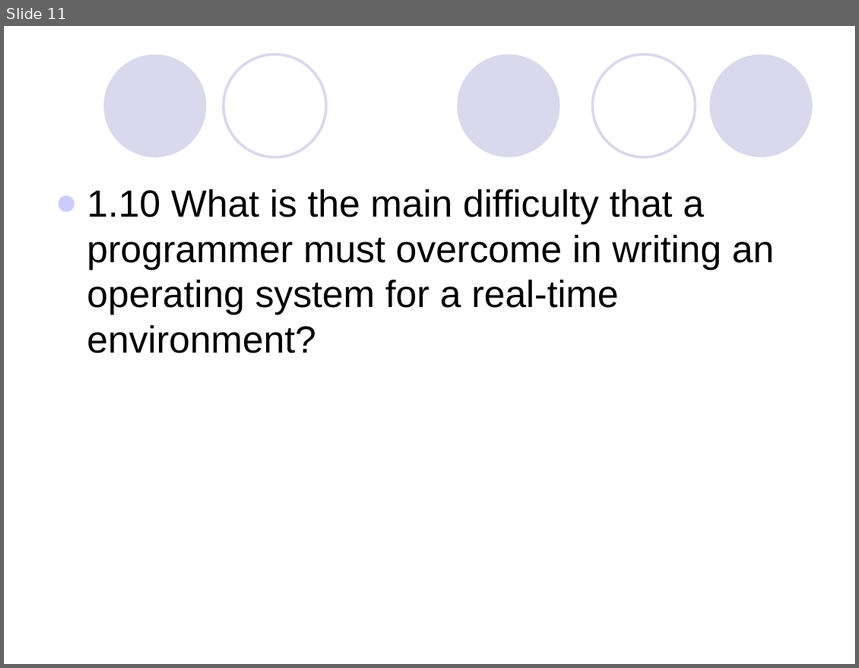
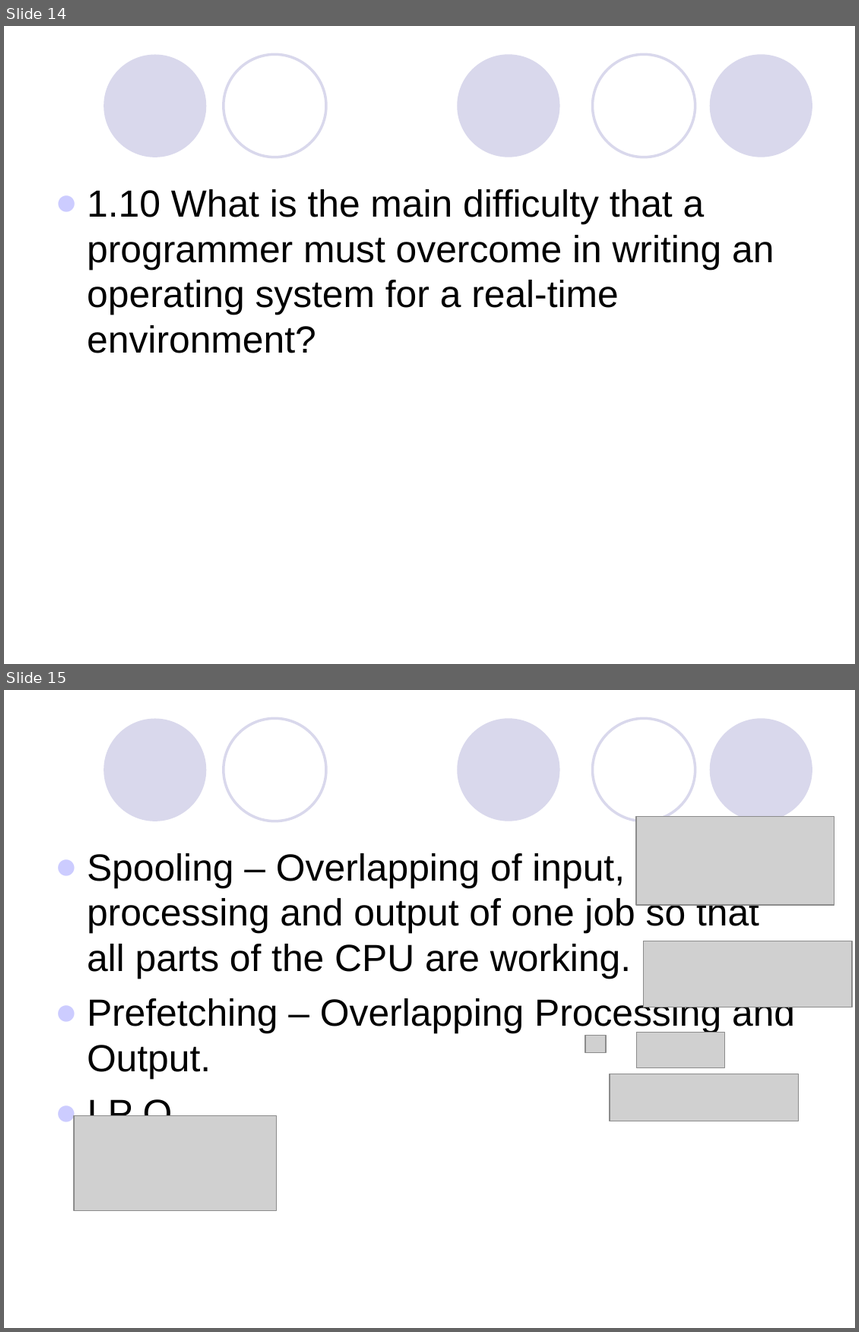
Before and after one commit to martip23/OperatingSystemNotes, a slide deck: Questions/chap1.ppt. Shown one above the other, each under a label of ours: slide 11 before the commit, slides 14 and 15 after it. The pictures are 859x668 and 859x1332 pixels, drawn with LibreOffice and Linux fonts; fonts in the diff are those of the drawing; grey boxes stand for pictures. Boxes give left, top, right and bottom in pixels: in the first picture for what was removed or moved away, otherwise in the second. Text is boxed around its words. In the diff, an @@ line names an element or a change of style, - is before the commit and + after.

```diff
--- a/Questions/chap1.ppt
+++ b/Questions/chap1.ppt
@@ slide 15 added at (x1=4, y1=690, x2=855, y2=1328), background #FFFFFF; not listed: 5 template elements that a slide beside it also shows @@
@@ picture added at (x1=636, y1=817, x2=835, y2=905) @@
@@ text added at (x1=55, y1=853, x2=795, y2=1134), 32 pt, text #000000 @@
+● Spooling – Overlapping of input, processing and output of one job so that all parts of the CPU are working.
+● Prefetching – Overlapping Processing and Output.
+● I P O
@@ picture added at (x1=644, y1=941, x2=853, y2=1008) @@
@@ picture added at (x1=585, y1=1036, x2=606, y2=1053) @@
@@ picture added at (x1=637, y1=1032, x2=726, y2=1068) @@
@@ picture added at (x1=610, y1=1074, x2=799, y2=1121) @@
@@ picture added at (x1=74, y1=1116, x2=276, y2=1211) @@
@@ what was slide 11 is now slide 14 @@
```
Also in this commit, not shown: 3 other slides added, 5 other files.
